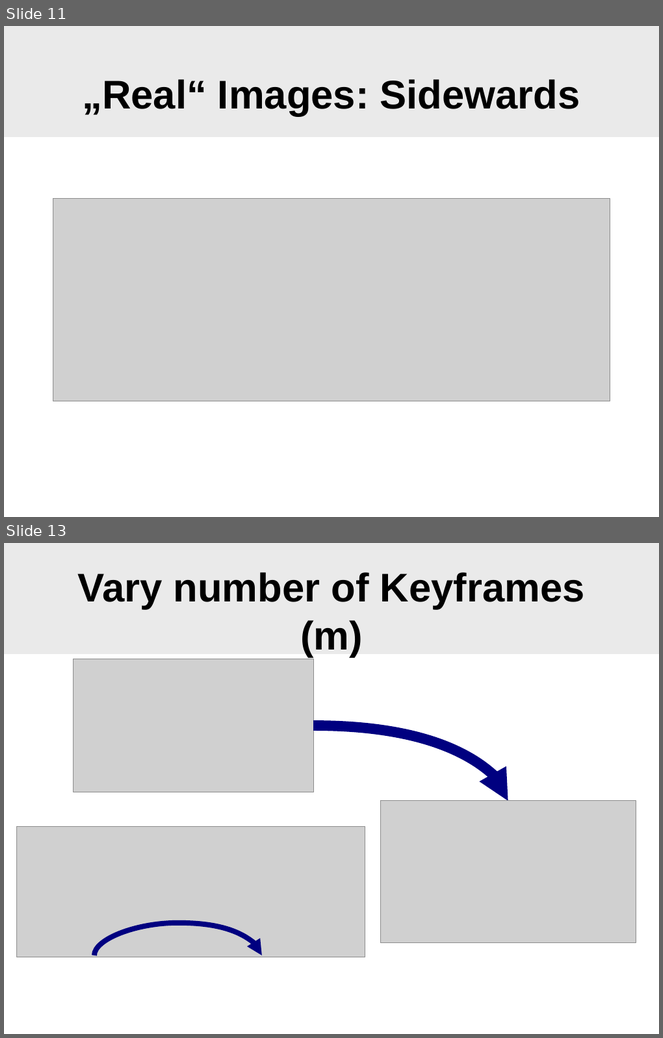
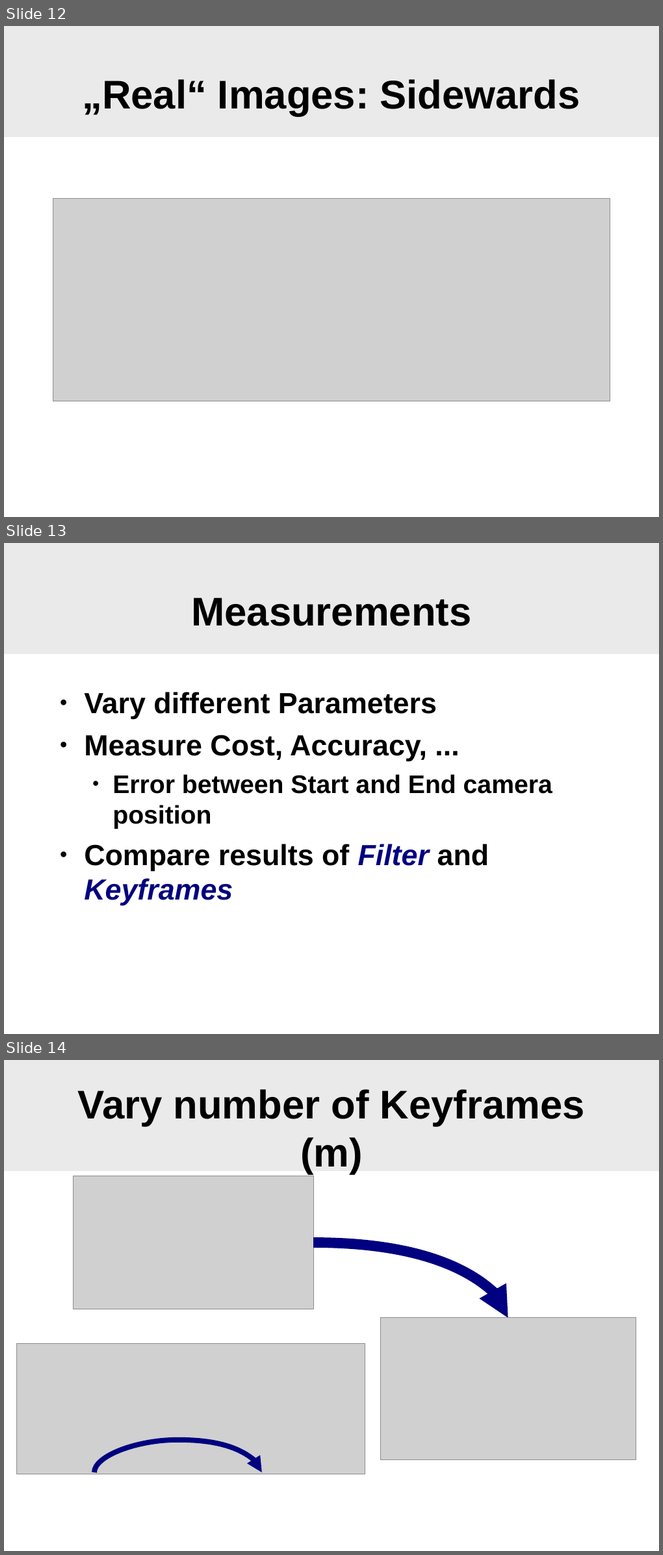
Before and after one commit to SgtPepper123/ICP_3dPhoto, a slide deck: slam/WhyFilter.odp. Shown one above the other, each under a label of ours: slides 11 and 13 before the commit, slides 12, 13 and 14 after it; the slides between them are not shown. The pictures are 663x1038 and 663x1555 pixels, drawn with LibreOffice and Linux fonts; fonts in the diff are those of the drawing; grey boxes stand for pictures; background and template pictures are left out. Boxes give left, top, right and bottom in pixels: in the first picture for what was removed or moved away, otherwise in the second. Text is boxed around its words. In the diff, an @@ line names an element or a change of style, - is before the commit and + after.

```diff
--- a/slam/WhyFilter.odp
+++ b/slam/WhyFilter.odp
@@ slide 13 added at <box>4,543,659,1034</box>, background #FFFFFF; not listed: 1 template element that a slide beside it also shows @@
@@ title added at <box>191,598,471,626</box>, 44 pt, text #000000, bold @@
+Measurements
@@ text added at <box>84,692,553,906</box>, 32 pt, text #000000, bold @@
+● Vary different Parameters
+● Measure Cost, Accuracy, ...
+  ● Error between Start and End camera position
+● Compare results of Filter and Keyframes
@@ what was slide 11 is now slide 12 @@
@@ what was slide 13 is now slide 14 @@
```
Also in this commit, not shown: 3 slides changed, 2 other slides added, 1 slide removed.
